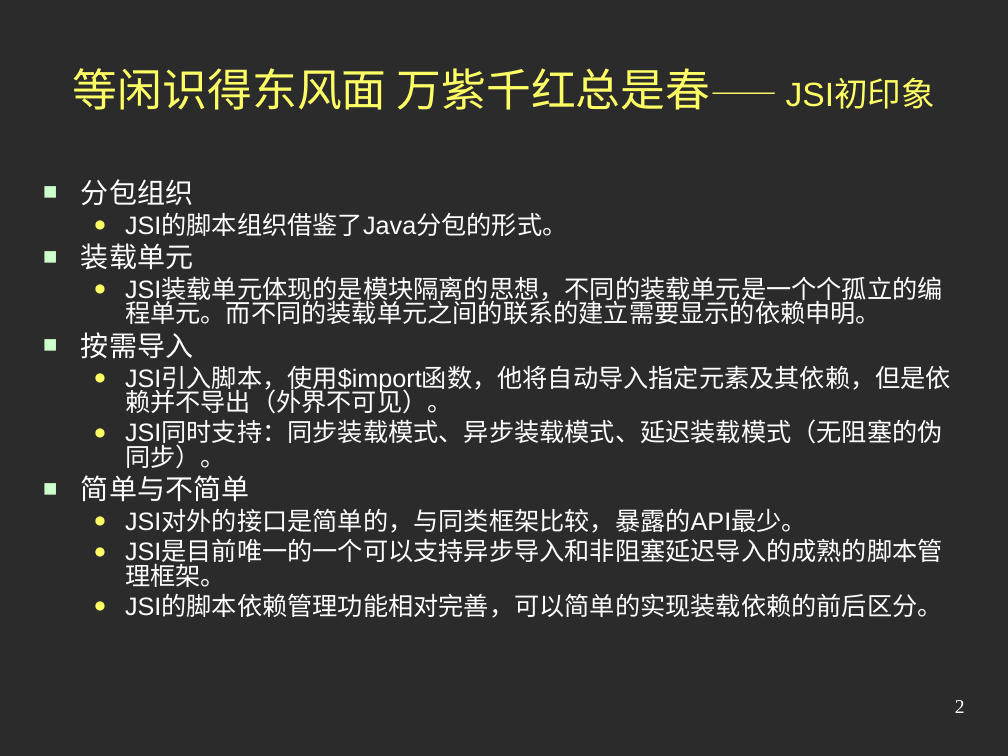
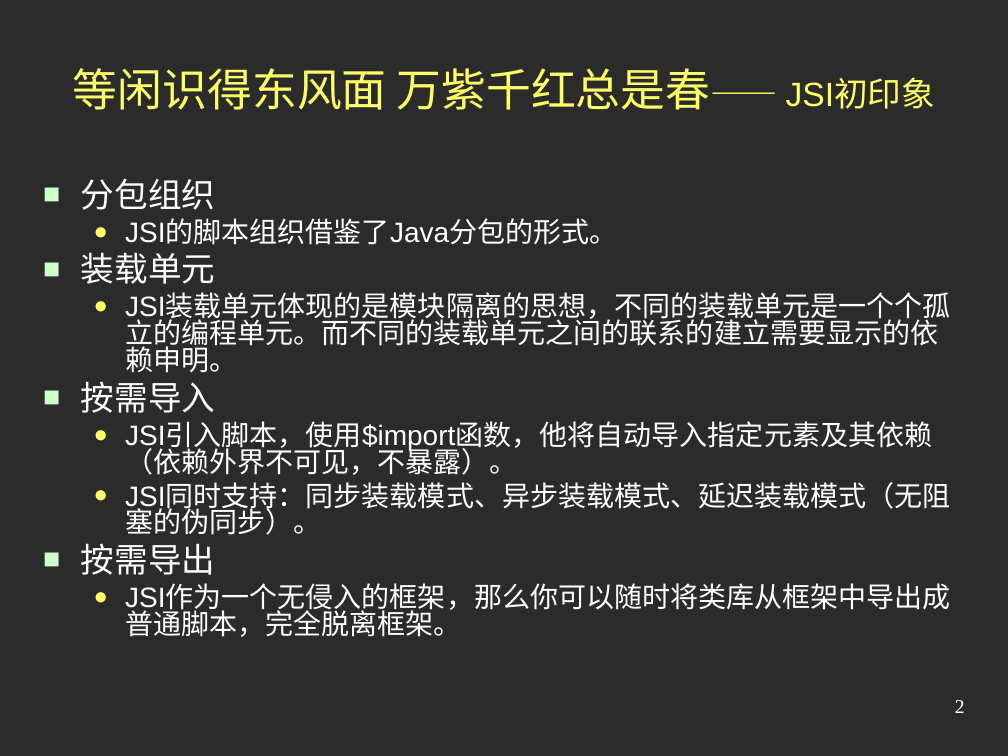
Before and after one commit to austgl/jsi, a slide deck: slide 2 of JSI2/web/doc/Preview2.ppt. Drawn at 1008x756 pixels with LibreOffice and Linux fonts; fonts in the diff are those of the drawing; background and template pictures are left out; a plain dark background stands for a picture behind light text. Boxes give left, top, right and bottom in pixels: in the first picture for what was removed or moved away, otherwise in the second. Text is boxed around its words. In the diff, an @@ line names an element or a change of style, - is before the commit and + after.

```diff
--- a/JSI2/web/doc/Preview2.ppt
+++ b/JSI2/web/doc/Preview2.ppt
@@ text at (81,178,951,535): size 20 to 24 pt in "分包组织", "装载单元", "按需导入"; size 18 to 20 pt in "JSI的脚本组织借鉴了Java分包的形式。", "JSI装载单元体现的是模块隔离的思想，不同的装载单元是一个个孤立的编程单元。而不同的装载单元之间的联系的建立需要显示的依 ...", "JSI同时支持：同步装载模式、异步装载模式、延迟装载模式（无阻塞的伪同步）。"; more space between paragraphs @@
@@ text at (125,423,932,475): text changed; size 18 to 20 pt @@
-  ● JSI引入脚本，使用$import函数，他将自动导入指定元素及其依赖，但是依赖并不导出（外界不可见）。
+  ● JSI引入脚本，使用$import函数，他将自动导入指定元素及其依赖（依赖外界不可见，不暴露）。
@@ text at (81,543,951,637): text changed; size 18 to 20 pt @@
-■ 简单与不简单
-  ● JSI对外的接口是简单的，与同类框架比较，暴露的API最少。
-  ● JSI是目前唯一的一个可以支持异步导入和非阻塞延迟导入的成熟的脚本管理框架。
-  ● JSI的脚本依赖管理功能相对完善，可以简单的实现装载依赖的前后区分。
+■ 按需导出
+  ● JSI作为一个无侵入的框架，那么你可以随时将类库从框架中导出成普通脚本，完全脱离框架。
```
Also in this commit, not shown: 4 other slides changed.
